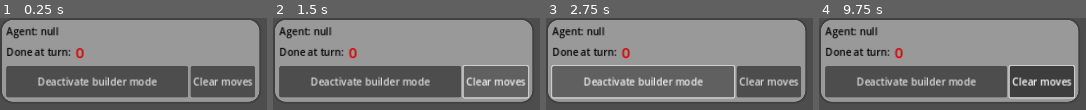
Above: before the commit, frames 1-4 (left to right).
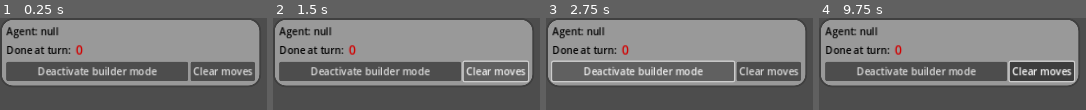
Above: after the commit, the same moments.

Repository: dqhieuu/procon-2023
Game: Godot game, scene res://builder_agent_info.tscn
The game is run twice, just before and just after one commit, with the same random seed, the same clock (stepped at 60 frames per second) and the same inputs. This scene is started directly instead of the project's main scene.
Inputs (mouse positions are in pixels of both pictures, inside the frame that each line leads up to):
- Up to frame 1 (0.25 s): no input
- Up to frame 2 (1.5 s): click "Deactivate builder mode" at 0.5 s; click "Clear moves" at 1.25 s
- Up to frame 3 (2.75 s): click "Deactivate builder mode" at 2 s
- Up to frame 4 (9.75 s): click "Clear moves" at 2.75 s; click "Deactivate builder mode" at 3.5 s; click "Clear moves" at 4.25 s; tap Enter at 5, 6.5, 8 s; move the mouse to (outside the picture) at 5.02 s; press the mouse at (outside the picture) at 5.03 s; release the mouse at (outside the picture) at 5.75 s; tap Space (end_turn) at 5.75, 7.25, 8.75 s; drag from (outside the picture) to (outside the picture) at 5.77 s; move the mouse to (outside the picture) at 6.52 s; hold G (generate_builder_pos) 6.53-7.25 s; click (outside the picture) at 6.67 s; drag from (outside the picture) to (outside the picture) at 7.27 s; move the mouse to (outside the picture) at 8.02 s; hold B (toggle_builder_mode) 8.03-8.75 s; click (outside the picture) at 8.17 s; drag from (outside the picture) to (outside the picture) at 8.77 s; move the mouse to (outside the picture) at 9.52 s; hold Space (end_turn) from 9.53 s (still down); click (outside the picture) at 9.67 s

The runs differ from the first frame. In frame 1, 19% of the frame differs, in the area x 0-98%, y 29-92%; in frame 2, 20%; in frame 3, 22%; in frame 4, 20%.
Error in both runs: Invalid access to property or key 'turn_number' on a base object of type 'null instance'. (res://builder_agent_info.gd:25)

Commit message:
Update craftsmen list

Diff:
--- a/gui/builder_agent_info.tscn
+++ b/gui/builder_agent_info.tscn
@@ -63,7 +63,7 @@
 layout_mode = 2
 mouse_filter = 1
 theme_override_colors/font_color = Color(0.819608, 0, 0, 1)
-theme_override_font_sizes/font_size = 24
+theme_override_font_sizes/font_size = 20
 text = "0"
 
 [node name="Strategy" type="Label" parent="AgentInfo"]
@@ -77,7 +77,6 @@
 layout_mode = 2
 
 [node name="ActivateBuilderMode" type="Button" parent="AgentInfo/HBoxContainer"]
-custom_minimum_size = Vector2(0, 50)
 layout_mode = 2
 size_flags_horizontal = 3
 mouse_filter = 1
Not shown, changed: simulator_new/server.py
